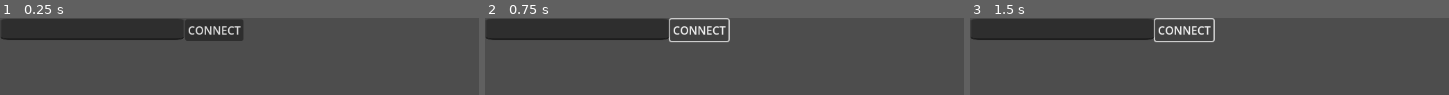
Above: before the commit, frames 1-3 (left to right).
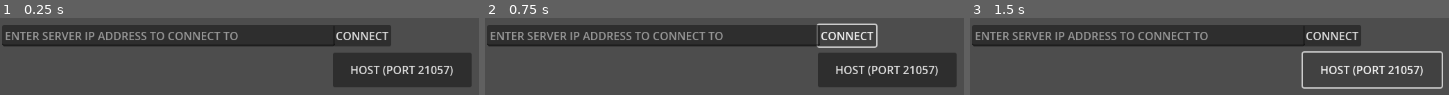
Above: after the commit, the same moments.

Repository: extract/over-fort-2
Game: Godot game, scene res://scenes/menu/menu.tscn
Same seed, same stepped clock (60 frames per second), same inputs: the game is played once before the commit and once after it. The project has no main scene, so this scene is started directly.
Inputs:
- Up to frame 1 (0.25 s): no input
- Up to frame 2 (0.75 s): click "CONNECT" at 0.5 s
- Up to frame 3 (1.5 s): click "CONNECT" (after the commit: "HOST (PORT 21057)") at 1.25 s

The runs differ from the first frame. In frame 1, 31% of the frame differs, in the area x 0-99%, y 1-90%; in frame 2, 29%; in frame 3, 21%.

Commit message:
Network connection

Diff:
--- a/scenes/menu/connect.gd
+++ b/scenes/menu/connect.gd
@@ -1,5 +1,6 @@
 extends Button
 
+var PORT = 21057
 @onready
 var lineEdit = $"../LineEdit"
 
@@ -11,4 +12,26 @@
 func _on_pressed() -> void:
 	var ip = lineEdit.text
 	print(ip)
+	if len(ip) != 0:
+		join_game(ip)
+	else:
+		join_game()
 	pass # Replace with function body.
+
+
+func join_game(address: String = "127.0.0.1"):
+	var peer = ENetMultiplayerPeer.new()
+	var error = peer.create_client(address, PORT)
+
+	if error != OK:
+		print("Failed to create client: ", error)
+		return
+
+	multiplayer.multiplayer_peer = peer
+	print("Attempting to connect to ", address)
+
+func _on_connected_to_server():
+	print("Successfully connected to the server!")
+
+func _on_connection_failed():
+	print("Connection failed.")
--- /dev/null
+++ b/scenes/menu/host.gd
@@ -0,0 +1,36 @@
+extends Button
+
+var PORT = 21057
+const MAX_CLIENTS = 8
+
+func _on_pressed() -> void:
+	print("Hello $PORT", PORT)
+	host_game()
+	pass # Replace with function body.
+
+func _ready():
+	# It's a good practice to connect signals before starting the server
+	multiplayer.peer_connected.connect(_on_player_connected)
+	multiplayer.peer_disconnected.connect(_on_player_disconnected)
+
+func host_game():
+	# 1. Create the peer
+	var peer = ENetMultiplayerPeer.new()
+
+	# 2. Initialize it as a server
+	var error = peer.create_server(PORT, MAX_CLIENTS)
+	if error != OK:
+		print("Failed to host: ", error)
+		return
+
+	# 3. Assign the peer to the multiplayer API
+	multiplayer.multiplayer_peer = peer
+	print("Server started on port ", PORT)
+
+# Called on the server when a new player joins
+func _on_player_connected(id):
+	print("Player connected: ", id)
+
+# Called on the server when a player leaves
+func _on_player_disconnected(id):
+	print("Player disconnected: ", id)
--- a/scenes/menu/menu.tscn
+++ b/scenes/menu/menu.tscn
@@ -1,32 +1,53 @@
-[gd_scene load_steps=2 format=3 uid="uid://cho0rrlnqk2wt"]
+[gd_scene load_steps=3 format=3 uid="uid://cho0rrlnqk2wt"]
 
 [ext_resource type="Script" uid="uid://cdekt81cskj8h" path="res://scenes/menu/connect.gd" id="1_klgdb"]
+[ext_resource type="Script" uid="uid://bwak73dko45bd" path="res://scenes/menu/host.gd" id="2_mcvr8"]
 
 [node name="Node3D" type="Node3D"]
 
 [node name="Network" type="Node" parent="."]
 
-[node name="Control" type="Control" parent="."]
+[node name="Menu" type="Control" parent="."]
 layout_mode = 3
 anchors_preset = 0
 offset_right = 40.0
 offset_bottom = 40.0
 
-[node name="Button" type="Button" parent="Control"]
+[node name="Client" type="Control" parent="Menu"]
+anchors_preset = 0
+offset_right = 40.0
+offset_bottom = 40.0
+
+[node name="Button" type="Button" parent="Menu/Client"]
 layout_mode = 0
-offset_left = 267.0
-offset_top = 2.0
-offset_right = 351.0
-offset_bottom = 33.0
+offset_left = 480.0
+offset_top = 10.0
+offset_right = 564.0
+offset_bottom = 41.0
 text = "CONNECT"
 script = ExtResource("1_klgdb")
 
-[node name="LineEdit" type="LineEdit" parent="Control"]
+[node name="LineEdit" type="LineEdit" parent="Menu/Client"]
 layout_mode = 0
-offset_left = 1.0
-offset_top = 1.0
-offset_right = 69.5625
-offset_bottom = 32.0
-scale = Vector2(3.8550673, 1)
+offset_left = 3.0
+offset_top = 10.0
+offset_right = 483.0
+offset_bottom = 41.0
+placeholder_text = "ENTER SERVER IP ADDRESS TO CONNECT TO"
 
-[connection signal="pressed" from="Control/Button" to="Control/Button" method="_on_pressed"]
+[node name="Server" type="Control" parent="Menu"]
+anchors_preset = 0
+offset_right = 40.0
+offset_bottom = 40.0
+
+[node name="Button" type="Button" parent="Menu/Server"]
+layout_mode = 0
+offset_left = 480.0
+offset_top = 50.0
+offset_right = 680.0
+offset_bottom = 100.0
+text = "HOST (PORT 21057)"
+script = ExtResource("2_mcvr8")
+
+[connection signal="pressed" from="Menu/Client/Button" to="Menu/Client/Button" method="_on_pressed"]
+[connection signal="pressed" from="Menu/Server/Button" to="Menu/Server/Button" method="_on_pressed"]
Not shown, added: scenes/menu/host.gd.uid
